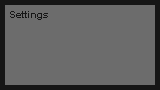
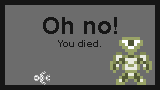
Layer changes from the first 160 x 90 image to the second:
added layer "Player" above "Hue/Saturation 1" over [34, 71, 50, 85]
added layer "Boss" above "Weapon Upgrades" over [110, 37, 152, 85]
added layer "You died." above "Oh no!" over [58, 40, 101, 47]
added layer "Oh no!" above "Settings" over [43, 17, 117, 34]
hid "Settings" over [10, 11, 48, 20]
